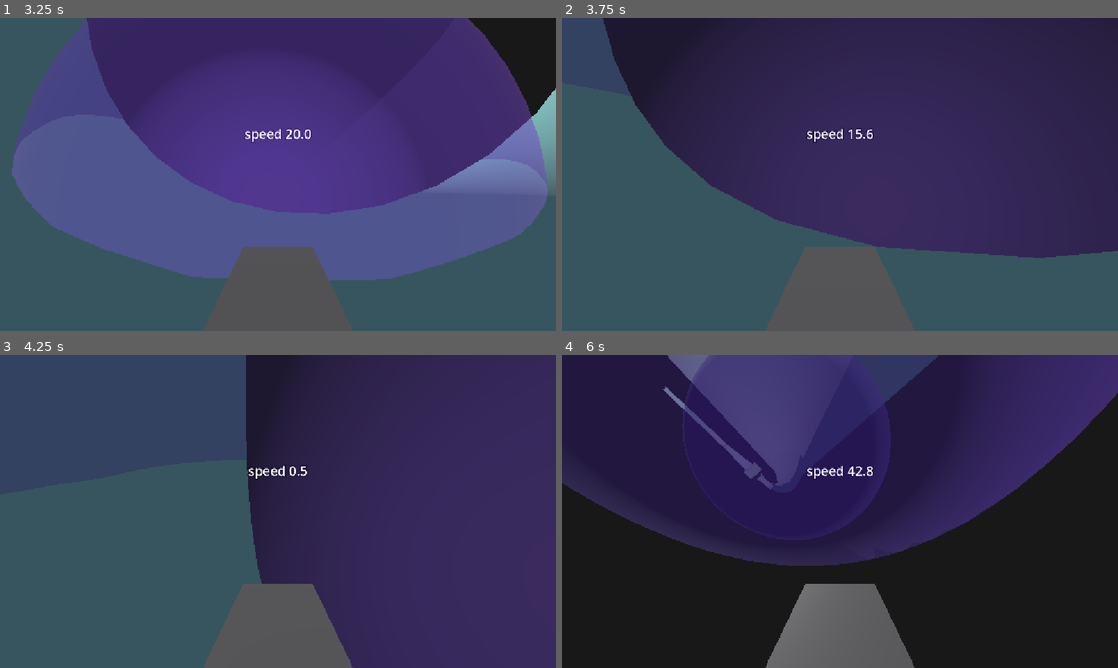
Above: before the commit, frames 1-4 (two rows, left to right).
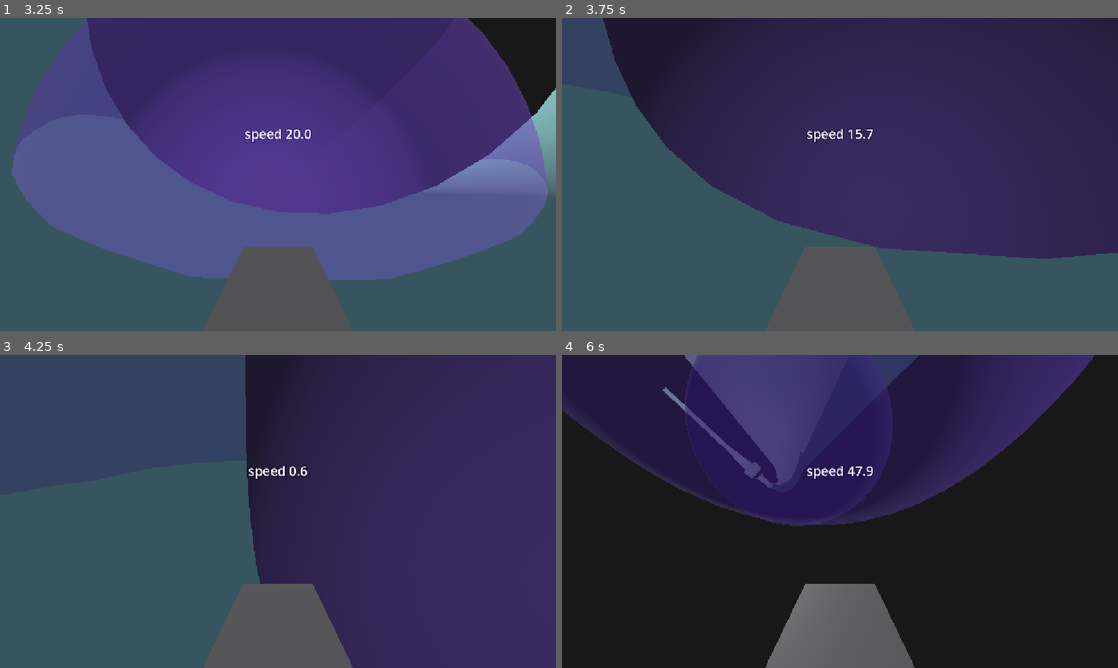
Above: after the commit, the same moments.

Repository: eternaldensity/pipe-survivor
Game: Godot game, scene res://main.tscn
Same seed, same stepped clock (60 frames per second), same inputs: the game is played once before the commit and once after it.
Inputs:
- Up to frame 1 (3.25 s): tap Enter (ui_accept) at 0.5, 0.6, 0.77, 1.07, 1.52, 1.55, 1.82, 2.3, 3.02, 3.05 s; hold Right (ui_right) 0.53-1.28 s; hold Down (ui_down) 1.28-2.03 s; tap 1 at 1.35 s; hold Right (ui_right) 2.03-2.78 s; hold 2 2.03-2.78 s; hold Up (ui_up) from 2.78 s (still down); tap 3 at 2.85 s
- Up to frame 2 (3.75 s): tap Enter (ui_accept) at 3.32, 3.6 s; release Up (ui_up) at 3.53 s; hold Left (ui_left) from 3.53 s (still down)
- Up to frame 3 (4.25 s): keep holding Left (ui_left); tap Enter (ui_accept) at 3.77, 4.07 s
- Up to frame 4 (6 s): tap 1 at 4.35 s; tap Enter (ui_accept) at 4.52, 4.55, 4.82, 5.3 s; release Left (ui_left) at 5.03 s; hold Down (ui_down) 5.03-5.78 s; hold 2 5.03-5.78 s; hold Right (ui_right) from 5.78 s (still down); tap 3 at 5.85 s

Frame 1 is identical in both runs. In frame 2, 0.2% of the frame differs, in the area x 7-100%, y 1-77%; in frame 3, less than 0.1%; in frame 4, 17%, in the area x 0-100%, y 0-68%.

Commit message:
Phase 3/4: connect crafting UI sliders to vehicle spell params

Diff:
--- a/crafting_ui.gd
+++ b/crafting_ui.gd
@@ -102,30 +102,55 @@
 		slider_rho.value = p.params["rho"]
 	if p.params.has("beta"):
 		slider_beta.value = p.params["beta"]
+	# Update vehicle's selected preset index.
+	if vehicle and vehicle._presets.size() > 0:
+		var idx := vehicle._presets.find(p)
+		if idx >= 0:
+			vehicle.selected_preset_index = idx
 	_update_attractor()
+	_sync_to_vehicle()
 
 func _on_sigma_changed(val: float) -> void:
 	attractor.sigma = val
 	label_sigma.text = "Sigma: %.1f" % val
 	_update_attractor()
+	_sync_to_vehicle()
 
 func _on_rho_changed(val: float) -> void:
 	attractor.rho = val
 	label_rho.text = "Rho: %.1f" % val
 	_update_attractor()
+	_sync_to_vehicle()
 
 func _on_beta_changed(val: float) -> void:
 	attractor.beta = val
 	label_beta.text = "Beta: %.2f" % val
 	_update_attractor()
+	_sync_to_vehicle()
 
 func _update_attractor() -> void:
 	if preview:
 		preview.attractor = attractor
 		preview.update_preview()
 
+func _sync_to_vehicle() -> void:
+	if vehicle:
+		vehicle.spell_sigma = attractor.sigma
+		vehicle.spell_rho = attractor.rho
+		vehicle.spell_beta = attractor.beta
+
 func bind_vehicle(v: Vehicle) -> void:
 	vehicle = v
+	# Initialize from vehicle's current params.
+	attractor.sigma = vehicle.spell_sigma
+	attractor.rho = vehicle.spell_rho
+	attractor.beta = vehicle.spell_beta
+	if slider_sigma:
+		slider_sigma.value = attractor.sigma
+	if slider_rho:
+		slider_rho.value = attractor.rho
+	if slider_beta:
+		slider_beta.value = attractor.beta
 
 func _process(_delta: float) -> void:
 	if vehicle:
--- a/vehicle.gd
+++ b/vehicle.gd
@@ -18,6 +18,10 @@
 const SPELL_COOLDOWN := 2.0
 var selected_preset_index := 0
 var _presets: Array[PresetSigil] = []
+# Live spell parameters (updated by crafting UI).
+var spell_sigma: float = 10.0
+var spell_rho: float = 28.0
+var spell_beta: float = 8.0 / 3.0
 
 var _camera        : Camera3D = null
 var _cam_pos       := Vector3(0.0, 1.5, 2.5)
@@ -33,6 +37,11 @@
 	_camera = get_node_or_null("Camera3D")
 	safe_margin = 0.05
 	_presets = PresetSigil.default_presets()
+	if not _presets.is_empty():
+		var p := _presets[0]
+		if p.params.has("sigma"): spell_sigma = p.params["sigma"]
+		if p.params.has("rho"): spell_rho = p.params["rho"]
+		if p.params.has("beta"): spell_beta = p.params["beta"]
 	_speed_label = Label3D.new()
 	_speed_label.billboard = BaseMaterial3D.BILLBOARD_ENABLED
 	_speed_label.font_size = 32
@@ -145,15 +154,10 @@
 	if Input.is_action_just_pressed("ui_accept") and _spell_cooldown <= 0.0:
 		_spell_cooldown = SPELL_COOLDOWN
 		var zone := SpellZone.new()
-		# Configure attractor from selected preset.
-		if selected_preset_index >= 0 and selected_preset_index < _presets.size():
-			var preset := _presets[selected_preset_index]
-			if preset.params.has("sigma"):
-				zone.attractor.sigma = preset.params["sigma"]
-			if preset.params.has("rho"):
-				zone.attractor.rho = preset.params["rho"]
-			if preset.params.has("beta"):
-				zone.attractor.beta = preset.params["beta"]
+		# Configure attractor from live spell params (updated by crafting UI).
+		zone.attractor.sigma = spell_sigma
+		zone.attractor.rho = spell_rho
+		zone.attractor.beta = spell_beta
 		var fwd := -global_transform.basis.z
 		fwd = fwd - fwd.dot(outward) * outward
 		if fwd.length_squared() > 1e-4:
